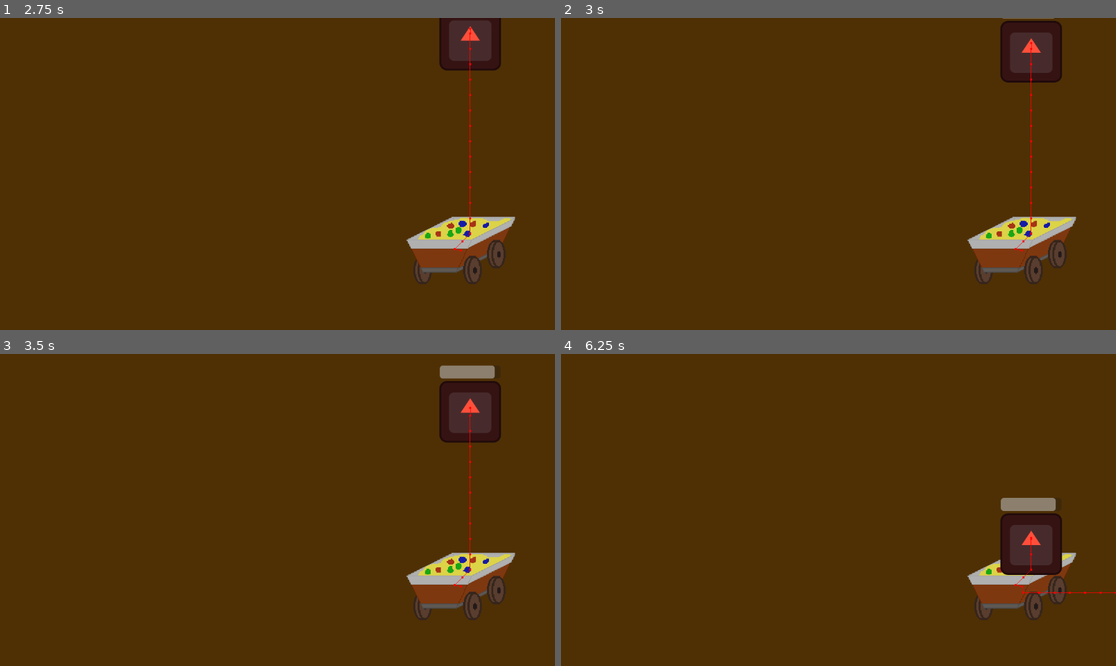
Above: before the commit, frames 1-4 (two rows, left to right).
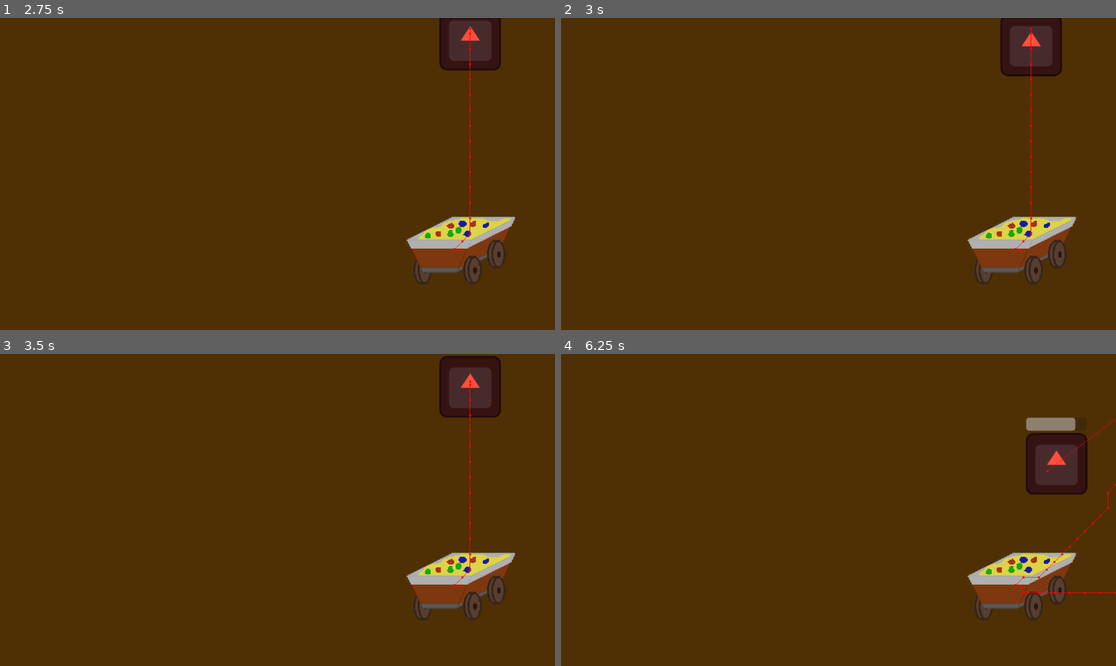
Above: after the commit, the same moments.

Repository: AnaVSSCaldeira/Protect-the-gems
Game: Godot game, scene res://Scenes/Game/Scenes/Level_1.tscn
Same seed, same stepped clock (60 frames per second), same inputs: the game is played once before the commit and once after it. This scene is started directly instead of the project's main scene. The engine's default icon, where the game draws it, is replaced by a stand-in: a white triangle on a blue panel in a dark square.
Inputs (mouse positions are in pixels of both pictures, inside the frame that each line leads up to):
- Up to frame 1 (2.75 s): tap Enter at 0.5 s; move the mouse to (399, 158) at 0.52 s; press the mouse at (399, 158) at 0.53 s; tap Space at 1.25 s; move the mouse to (166, 189) at 1.27 s; release the mouse at (166, 189) at 1.28 s; click (166, 189) at 1.35 s; move the mouse to (333, 105) at 2.02 s; press the mouse at (333, 105) at 2.03 s
- Up to frame 2 (3 s): move the mouse to (1032, 39) at 2.77 s; release the mouse at (1032, 39) at 2.78 s; click (1032, 39) at 2.85 s
- Up to frame 3 (3.5 s): no input
- Up to frame 4 (6.25 s): move the mouse to (1005, 556) at 3.52 s; press the mouse at (1005, 556) at 3.53 s; move the mouse to (672, 463) at 4.27 s; release the mouse at (672, 463) at 4.28 s; click (672, 463) at 4.35 s; move the mouse to (866, 510) at 5.02 s; press the mouse at (866, 510) at 5.03 s; move the mouse to (755, 432) at 5.77 s; release the mouse at (755, 432) at 5.78 s; click (755, 432) at 5.85 s

Frame 1 is identical in both runs. In frame 2, 0.7% of the frame differs, in the area x 79-91%, y 0-21%; in frame 3, 2.2%; in frame 4, 5.2%, in the area x 79-100%, y 20-72%.

Commit message:
Adicao do stun

Diff:
--- a/protect-the-gems/Scenes/Game/Scenes/goblin.tscn
+++ b/protect-the-gems/Scenes/Game/Scenes/goblin.tscn
@@ -41,10 +41,14 @@
 path_postprocessing = 1
 debug_enabled = true
 
-[node name="Timer" type="Timer" parent="."]
-wait_time = 0.3
+[node name="Navigation_Timer" type="Timer" parent="."]
+wait_time = 0.5
 autostart = true
+
+[node name="Stun_Timer" type="Timer" parent="."]
+one_shot = true
 
 [connection signal="mouse_entered" from="Area2D" to="." method="_on_area_2d_mouse_entered"]
 [connection signal="mouse_exited" from="Area2D" to="." method="_on_area_2d_mouse_exited"]
-[connection signal="timeout" from="Timer" to="." method="_on_timer_timeout"]
+[connection signal="timeout" from="Navigation_Timer" to="." method="_on_timer_timeout"]
+[connection signal="timeout" from="Stun_Timer" to="." method="_on_stun_timer_timeout"]
--- a/protect-the-gems/Scenes/Game/Scripts/enemy_1.gd
+++ b/protect-the-gems/Scenes/Game/Scripts/enemy_1.gd
@@ -2,6 +2,7 @@
 
 const speed = 100
 var attack = false
+var stun = false
 @onready var gem
 @onready var nav_agent = $NavigationAgent2D
 
@@ -10,15 +11,19 @@
 	make_path()
 
 func _physics_process(_delta):
-	var dir = to_local(nav_agent.get_next_path_position()).normalized()
-	velocity = dir * speed
-	move_and_slide()
+	if !stun:
+		var dir = to_local(nav_agent.get_next_path_position()).normalized()
+		velocity = dir * speed
+		move_and_slide()
 
 func make_path():
 	nav_agent.target_position = gem.global_position
 
-func _on_timer_timeout():
+func _on_timer_timeout(): #timer do navigation
 	make_path()
+
+func _on_stun_timer_timeout(): #timer do stun
+	stun = false
 
 func _on_area_2d_mouse_entered():
 	attack = true
@@ -29,5 +34,10 @@
 func _input(event):
 	if event.is_action_pressed("Click") and attack == true:
 		$Life.value = $Life.value - int($"/root/Global".weapon_damage)
+		#stun
+		stun = true
+		$Stun_Timer.wait_time = $"/root/Global".stun_time
+		$Stun_Timer.start()
+
 	if $Life.value == 0:
 		queue_free()
--- a/protect-the-gems/Scenes/global.gd
+++ b/protect-the-gems/Scenes/global.gd
@@ -2,8 +2,8 @@
 
 #informacoes do player
 @export var current_weapon: CompressedTexture2D = load("res://icon.svg")
-@export var weapon_damage: int = 1
-@export var stun_chance: int = 5
+@export var weapon_damage: int = 2
+@export var stun_time: float = 0.5
 @export var money: int = 0
 
 #informacoes do jogo
